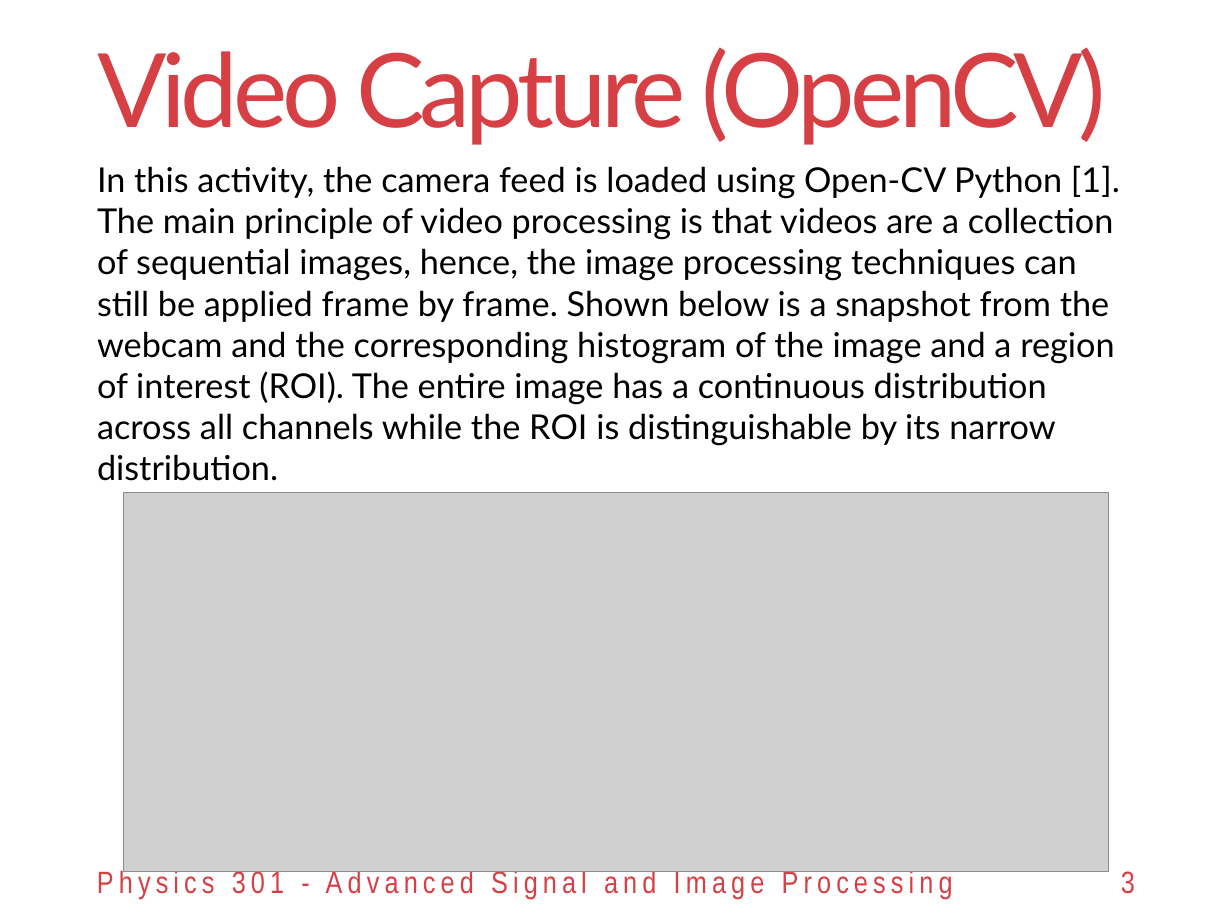
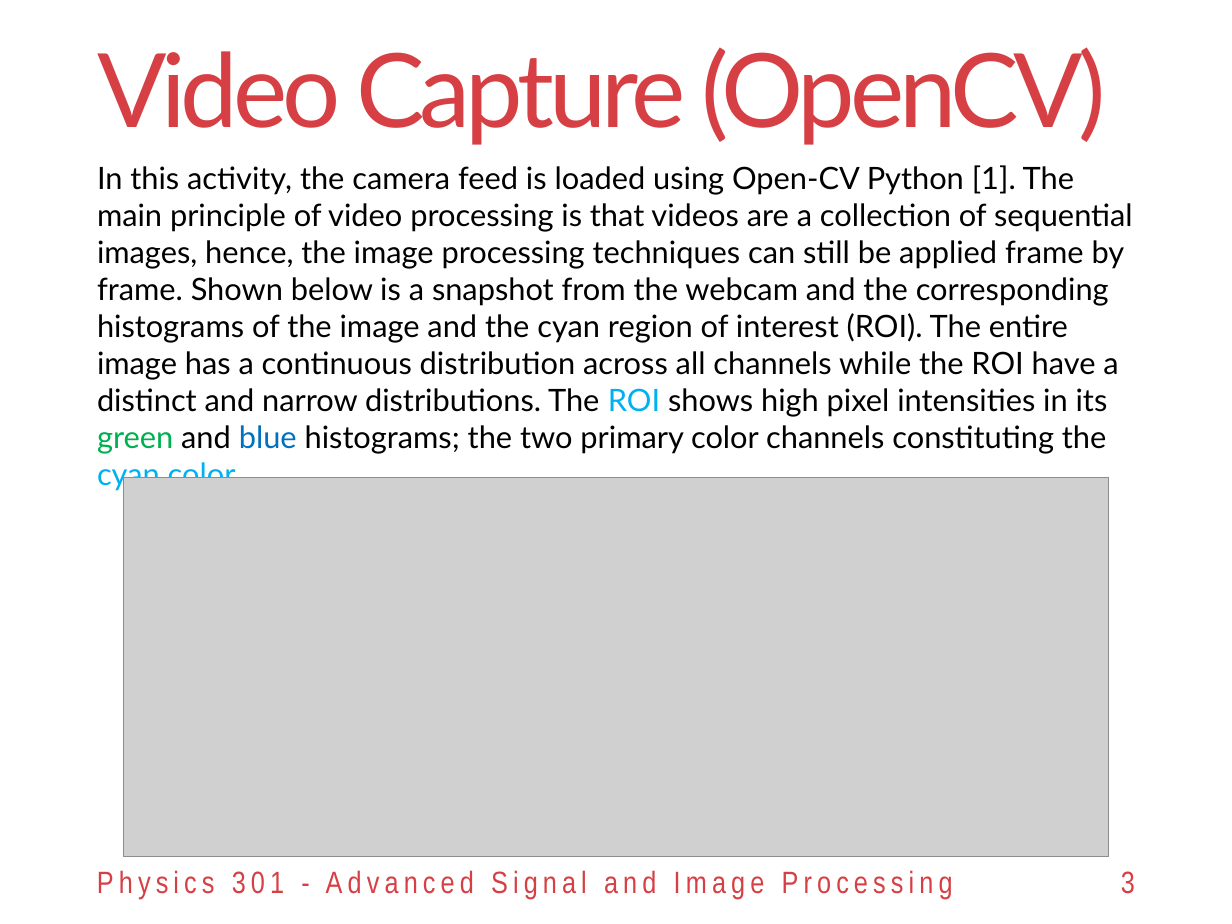
Before and after one commit to reneprincipejr/Physics-301, a slide deck: slide 3 of 05 Video Processing/Activity 5 - Video Processing.pptx. Drawn at 1232x924 pixels with LibreOffice and Linux fonts; fonts in the diff are those of the drawing; grey boxes stand for pictures; background and template pictures are left out. Boxes give left, top, right and bottom in pixels: in the first picture for what was removed or moved away, otherwise in the second. Text is boxed around its words. In the diff, an @@ line names an element or a change of style, - is before the commit and + after.

Commit message:
Finished Activity 5 report

```diff
--- a/05 Video Processing/Activity 5 - Video Processing.pptx
+++ b/05 Video Processing/Activity 5 - Video Processing.pptx
@@ text at [97,165,1133,491]: text changed; size 20 to 18 pt @@
-In this activity, the camera feed is loaded using Open-CV Python [1]. The main principle of video processing is that videos are a collection of sequential images, hence, the image processing techniques can still be applied frame by frame. Shown below is a snapshot from the webcam and the corresponding histogram of the image and a region of interest (ROI). The entire image has a continuous distribution across all channels while the ROI is distinguishable by its narrow distribution.
+In this activity, the camera feed is loaded using Open-CV Python [1]. The main principle of video processing is that videos are a collection of sequential images, hence, the image processing techniques can still be applied frame by frame. Shown below is a snapshot from the webcam and the corresponding histograms of the image and the cyan region of interest (ROI). The entire image has a continuous distribution across all channels while the ROI have a distinct and narrow distributions. The ROI shows high pixel intensities in its green and blue histograms; the two primary color channels constituting the cyan color.
@@ picture: place and size @@
-picture at [123,493,1109,872]
+picture at [123,478,1109,857]
```
Also in this commit, not shown: 7 other slides changed.
